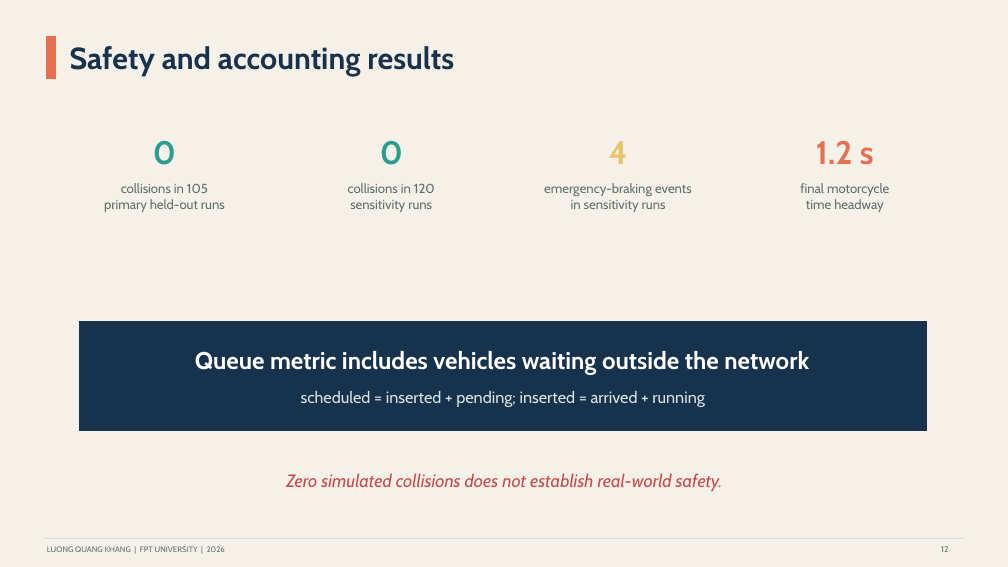
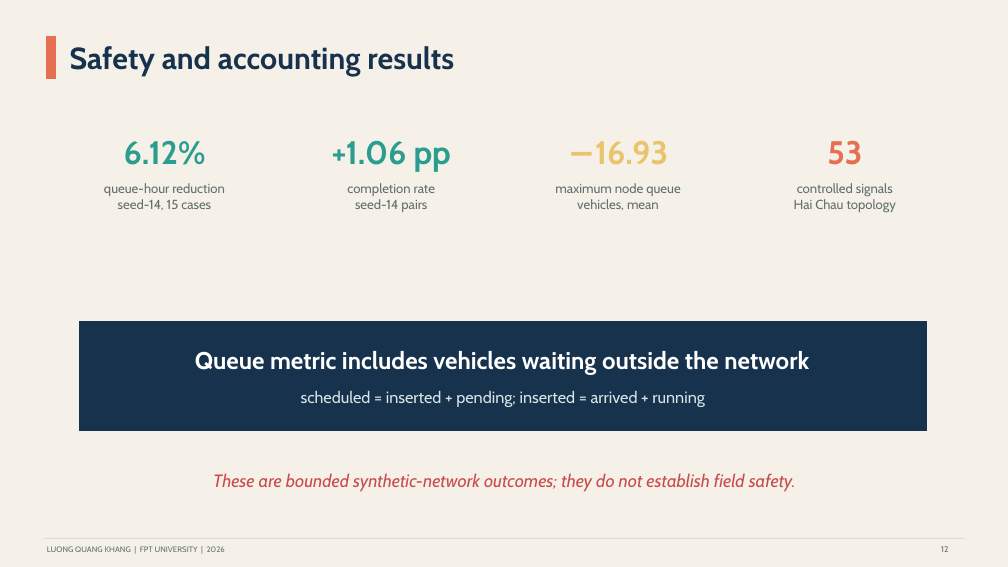
Before and after one commit to khanglqse/Thesis, a slide deck: slide 12 of presentation/thesis_defense_danang.pptx. Drawn at 1008x567 pixels with LibreOffice and Linux fonts; fonts in the diff are those of the drawing. Boxes give left, top, right and bottom in pixels: in the first picture for what was removed or moved away, otherwise in the second. Text is boxed around its words. In the diff, an @@ line names an element or a change of style, - is before the commit and + after.

Commit message:
Align thesis and defense with bounded network evidence

```diff
--- a/presentation/thesis_defense_danang.pptx
+++ b/presentation/thesis_defense_danang.pptx
@@ text at <box>124,140,206,165</box>: text changed @@
-0
+6.12%
@@ text at <box>332,140,451,172</box>: text changed @@
-0
++1.06 pp
@@ text at <box>595,141,668,165</box>: text changed @@
-4
+−16.93
@@ text at <box>827,141,862,165</box>: text changed @@
-1.2 s
+53
@@ text at <box>104,183,225,210</box>: text changed @@
-collisions in 105
-primary held-out runs
+queue-hour reduction
+seed-14, 15 cases
@@ text at <box>347,183,435,212</box>: text changed @@
-collisions in 120
-sensitivity runs
+completion rate
+seed-14 pairs
@@ text at <box>555,183,680,210</box>: text changed @@
-emergency-braking events
-in sensitivity runs
+maximum node queue
+vehicles, mean
@@ text at <box>794,183,896,212</box>: text changed @@
-final motorcycle
-time headway
+controlled signals
+Hai Chau topology
@@ text at <box>213,473,796,492</box>: text changed @@
-Zero simulated collisions does not establish real-world safety.
+These are bounded synthetic-network outcomes; they do not establish field safety.
```
Also in this commit, not shown: 10 other slides changed, 6 other files.
